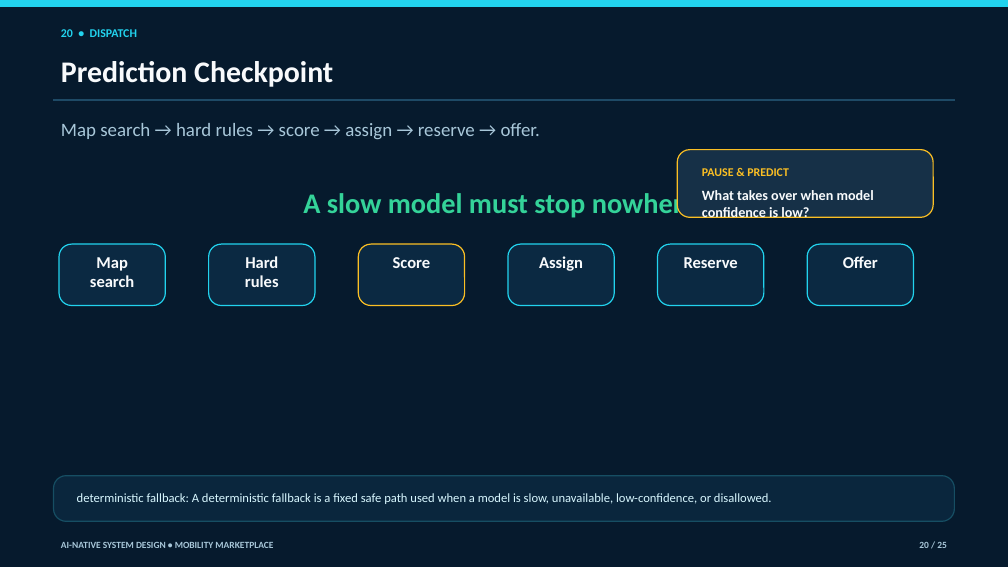
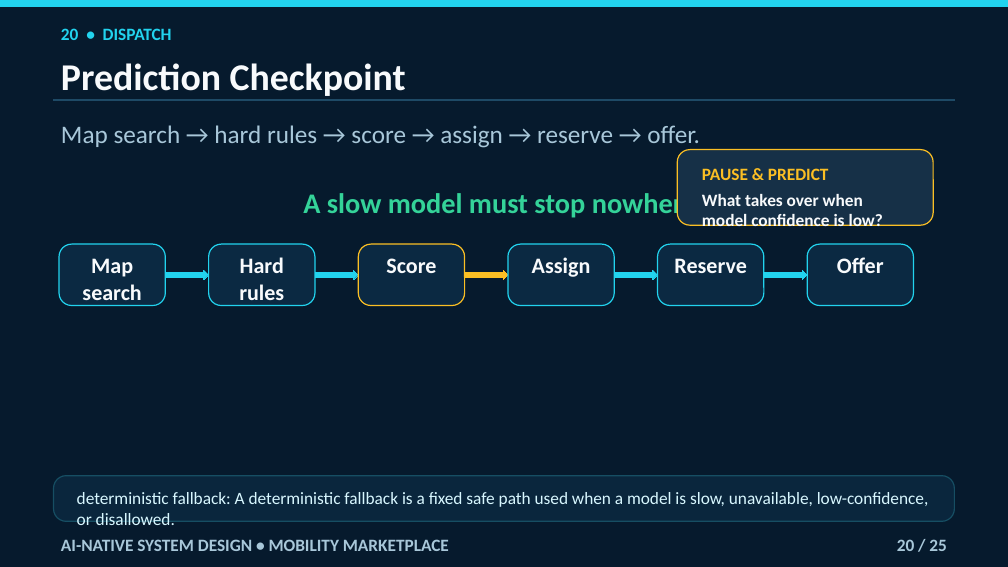
Before and after one commit to navaidya/learning, a slide deck: slide 20 of video/system-design/ai-native-mobility-marketplace/ai-native-mobility-marketplace.pptx. Drawn at 1008x567 pixels with LibreOffice and Linux fonts; fonts in the diff are those of the drawing. Boxes give left, top, right and bottom in pixels: in the first picture for what was removed or moved away, otherwise in the second. Text is boxed around its words. In the diff, an @@ line names an element or a change of style, - is before the commit and + after.

Commit message:
Fix mobility lesson deck review findings

```diff
--- a/video/system-design/ai-native-mobility-marketplace/ai-native-mobility-marketplace.pptx
+++ b/video/system-design/ai-native-mobility-marketplace/ai-native-mobility-marketplace.pptx
@@ text "20 • DISPATCH" at [61,28,172,40]: size 11.2 to 16.5 pt @@
@@ text "Prediction Checkpoint" at [61,63,406,96]: size 28.5 to 36 pt @@
@@ text "Map search → hard rules ..." at [61,125,700,148]: size 18 to 24 pt @@
@@ rounded rectangle: place and size @@
-rounded rectangle at [678,150,934,218]
+rounded rectangle at [678,150,934,225]
@@ rounded rectangle at [678,150,934,225]: proportions changed @@
@@ text "PAUSE & PREDICT" at [702,168,829,180]: size 11.2 to 16.5 pt @@
@@ text "What takes over when model ..." at [702,194,883,226]: size 13.5 to 16.5 pt @@
@@ size 15.8 to 21 pt in 6 elements at [59,244,166,306], [209,244,315,306], [358,244,465,306], [508,244,615,306], [658,244,765,306], [808,244,914,306] @@
@@ right arrow added at [166,270,209,279], fill #22D3EE, outline #22D3EE 0 pt @@
@@ right arrow added at [315,270,358,279], fill #22D3EE, outline #22D3EE 0 pt @@
@@ right arrow added at [465,270,508,279], fill #FBBF24, outline #FBBF24 0 pt @@
@@ right arrow added at [614,270,657,279], fill #22D3EE, outline #22D3EE 0 pt @@
@@ right arrow added at [764,270,807,279], fill #22D3EE, outline #22D3EE 0 pt @@
@@ text "deterministic fallback: A deterministic fallback ..." at [77,492,929,525]: size 12 to 16.5 pt @@
@@ text "AI-NATIVE SYSTEM DESIGN • MOBILITY ..." at [61,539,449,551]: size 9 to 16.5 pt @@
@@ text "20 / 25": place and size @@
-text "20 / 25" at [919,542,947,548]
+text "20 / 25" at [897,539,947,551]
@@ text "20 / 25" at [897,539,947,551]: size 9 to 16.5 pt @@
```
Also in this commit, not shown: 24 other slides changed, 1 other file.
